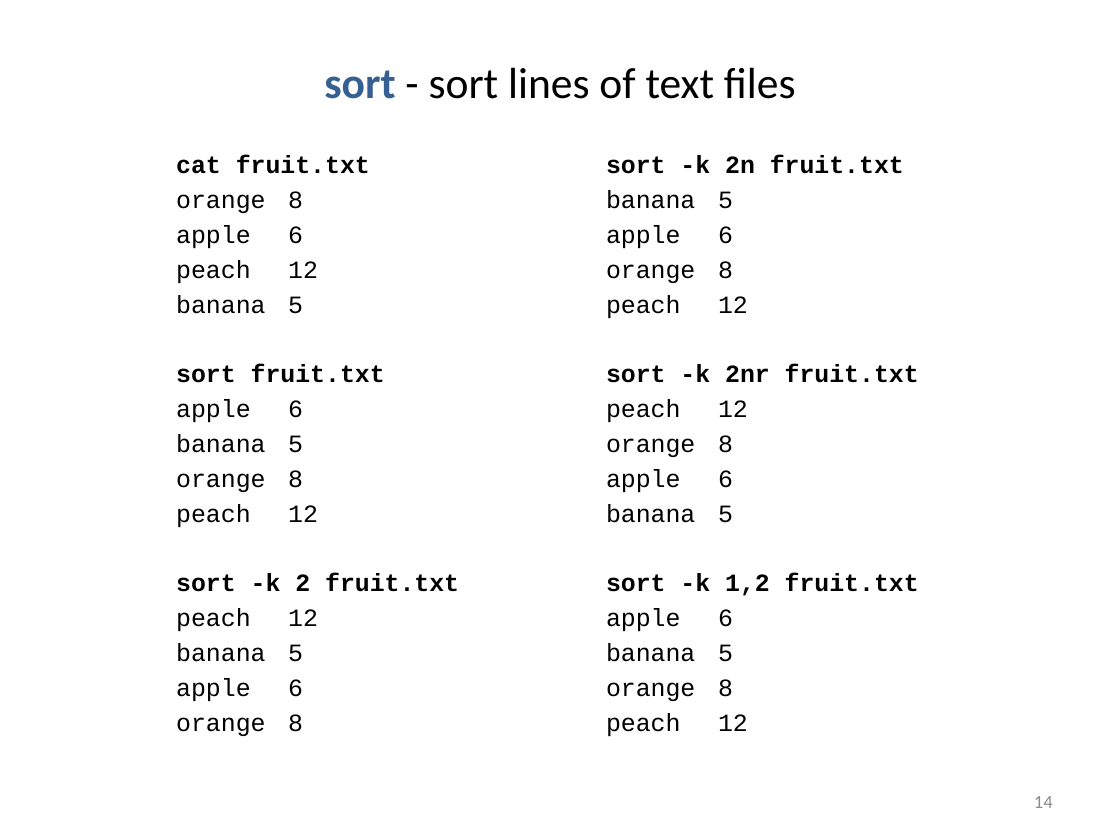
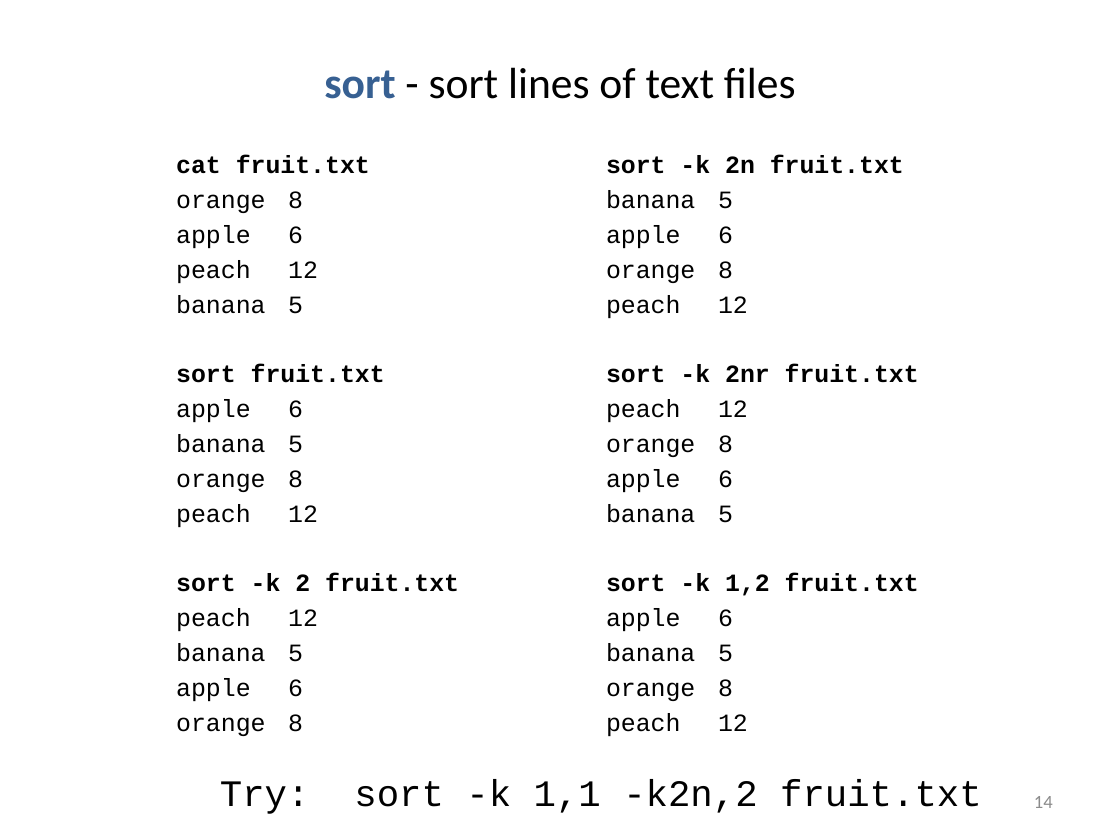
Before and after one commit to liu3zhenlab/teaching, a slide deck: slide 14 of PLPTH813Bioinformatis/2021/labs/lab02_unix.pptx. Drawn at 1120x840 pixels with LibreOffice and Linux fonts; fonts in the diff are those of the drawing. Boxes give left, top, right and bottom in pixels: in the first picture for what was removed or moved away, otherwise in the second. Text is boxed around its words. In the diff, an @@ line names an element or a change of style, - is before the commit and + after.

```diff
--- a/PLPTH813Bioinformatis/2021/labs/lab02_unix.pptx
+++ b/PLPTH813Bioinformatis/2021/labs/lab02_unix.pptx
@@ text added at (220,780,982,814), 24 pt, text #000000 @@
+Try: sort -k 1,1 -k2n,2 fruit.txt
```
Also in this commit, not shown: 4 other slides changed, 14 other files.
